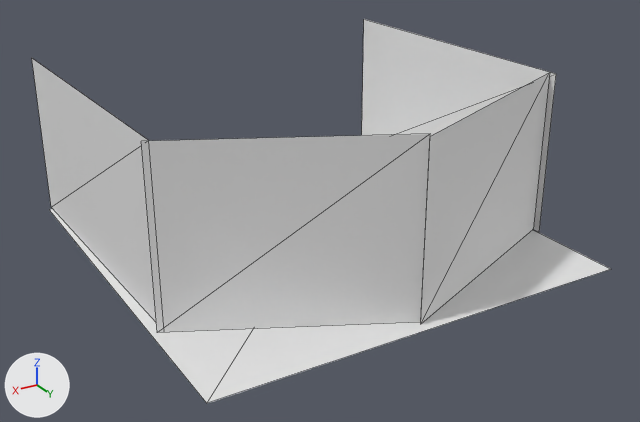
An edit to the glTF model models/portfolio2026.glb, drawn before and after from the same camera.
Before and after are seen from a camera (50 mm lens) standing at (19.9, 34.1, 18.3) and looking at (0.0, 1.0, 1.8). The axes (+X, +Y, +Z) are drawn at lower left. The lights are the same throughout. Mesh edges are drawn as thin lines. Where no turn or scale is listed for an object, it has been applied to the vertices.

The scene before the commit, as lines of its bpy script (objects in view):
```python
me_cube = bpy.data.meshes.new('Cube')
me_cube.from_pydata(...)  # 4 vertices, 2 faces; spans x -4.73..4.73, y -2.36..2.36, z -4.0..4.0
# before: 0 (-4.73, 2.36, -4.0) at pixel (420, 322), 1 (-4.73, 2.36, 4.0) at pixel (430, 133), 2 (4.73, -2.36, -4.0) at pixel (157, 332), 3 (4.73, -2.36, 4.0) at pixel (141, 141)
me_cube_001 = bpy.data.meshes.new('Cube.001')
me_cube_001.from_pydata(...)  # 4 vertices, 2 faces; spans x -5.23..5.23, y -2.3..2.3, z -3.99..3.99
# before: 0 (5.23, 2.3, -3.99) at pixel (420, 324), 1 (5.23, 2.3, 3.99) at pixel (430, 136), 2 (-5.23, -2.3, 3.99) at pixel (549, 72), 3 (-5.23, -2.3, -3.99) at pixel (533, 229)
me_cube_002 = bpy.data.meshes.new('Cube.002')
me_cube_002.from_pydata([(0.18, -7.5, -4.0), (0.18, -7.5, 4.0), (-0.18, 7.5, -4.0), (-0.18, 7.5, 4.0)], [], [(0, 1, 3), (0, 3, 2)])
me_cube_003 = bpy.data.meshes.new('Cube.003')
me_cube_003.from_pydata(...)  # 4 vertices, 2 faces; spans x -0.2..0.2, y -7.7..7.7, z -4.0..4.0
# before: 0 (0.2, -7.7, -4.0), 1 (0.2, -7.7, 4.0) at pixel (363, 19), 2 (-0.2, 7.7, -4.0) at pixel (539, 232), 3 (-0.2, 7.7, 4.0) at pixel (556, 73)
me_plane = bpy.data.meshes.new('Plane')
me_plane.from_pydata([(-10.0, -10.0, 0.0), (10.0, -10.0, 0.0), (-10.0, 10.0, 0.0), (10.0, 10.0, 0.0)], [], [(0, 1, 3), (0, 3, 2)])
ob_floor = bpy.data.objects.new('floor', me_plane)
ob_floor.location = (0.0, 0.0, 0.0)
ob_leftendwall = bpy.data.objects.new('leftEndWall', me_cube_001)
ob_leftendwall.location = (-4.83, 7.23, 4.0)
ob_leftwall = bpy.data.objects.new('leftWall', me_cube_003)
ob_leftwall.location = (-9.86, -2.35, 4.0)
ob_rightendwall = bpy.data.objects.new('rightEndWall', me_cube)
ob_rightendwall.location = (5.0, 7.0, 4.0)
ob_rightwall = bpy.data.objects.new('rightWall', me_cube_002)
ob_rightwall.location = (9.65, -2.78, 4.0)
```
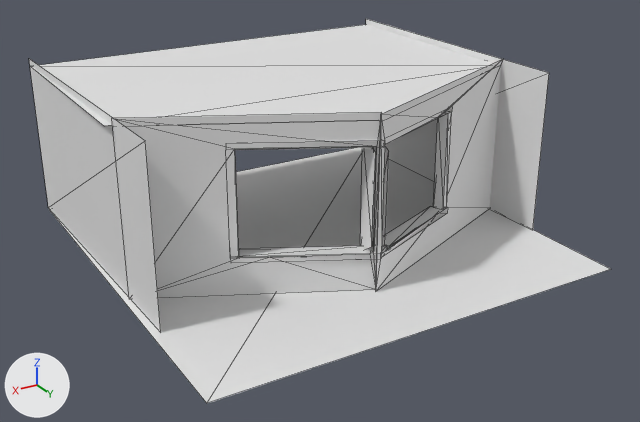
Where the newer file only moved an object's origin or applied its transform, the numbers keep the older frame.

What changed in the scene script:
```text
Change me_cube:
    where me_cube.from_pydata(...)  # 4 vertices, 2 faces; spans x -4.73..4.73, y -2.36..2.36, z -4.0..4.0
    verts and faces of me_cube; kept vertices keep their numbers, new ones are numbered from 4
    me_cube part 1
    add delete_faces([(1, 2, 3), (0, 2, 1)])
    add verts[4] = (-0.87, 0.44, 2.6)  # pixel (273, 148)
    add verts[5] = (-4.6, 2.29, -2.14)  # pixel (373, 251)
    add verts[6] = (-4.61, 2.29, 2.57)  # pixel (376, 146)
    add verts[7] = (-0.61, 0.3, -2.25)  # pixel (268, 257)
    add verts[8] = (0.52, -0.26, 2.52)  # pixel (234, 151)
    add verts[9] = (0.52, -0.26, -2.23)  # pixel (238, 257)
    add verts[10] = (0.52, -0.26, 2.63)  # pixel (234, 148)
    add verts[11] = (-4.47, 2.22, -2.14)  # pixel (370, 251)
    add verts[12] = (-4.46, 2.22, -2.26)  # pixel (370, 253)
    add faces += [(1, 6, 3), (4, 10, 6), (8, 9, 10), (2, 9, 7), (3, 6, 10), (2, 10, 9)]
    add faces += [(2, 3, 10), (1, 5, 6), (0, 2, 7), (5, 12, 11), (0, 7, 12), (0, 5, 1)]
    add faces += [(0, 12, 5)]
Change me_cube_001:
    where me_cube_001.from_pydata(...)  # 4 vertices, 2 faces; spans x -5.23..5.23, y -2.3..2.3, z -3.99..3.99
    verts and faces of me_cube_001; kept vertices keep their numbers, new ones are numbered from 4
    me_cube_001 part 2
    add delete_faces([(0, 1, 2), (0, 2, 3)])
    add verts[4] = (0.81, 0.36, 2.64)  # pixel (437, 117)
    add verts[5] = (0.82, 0.36, -2.24)  # pixel (431, 218)
    add verts[6] = (4.89, 2.15, -2.3)  # pixel (381, 253)
    add verts[7] = (4.85, 2.13, 2.6)  # pixel (385, 144)
    add verts[8] = (0.81, 0.36, 2.61)  # pixel (437, 117)
    add verts[9] = (-0.35, -0.42, -2.29)
    add verts[10] = (-0.35, -0.43, 2.58)  # pixel (447, 110)
    add faces += [(0, 1, 6), (1, 2, 4), (1, 7, 6), (1, 4, 7), (5, 9, 6), (4, 10, 8)]
    add faces += [(0, 6, 9), (2, 10, 4), (0, 9, 3), (2, 9, 10), (2, 3, 9)]
Change me_cube_003:
    where me_cube_003.from_pydata(...)  # 4 vertices, 2 faces; spans x -0.2..0.2, y -7.7..7.7, z -4.0..4.0
    verts and faces of me_cube_003; kept vertices keep their numbers, new ones are numbered from 4
    me_cube_003 part 3
    add delete_vertices([*range(0, 4)])  # with the faces that use them
    add verts[4] = (0.1, -7.7, -4.0)
    add verts[5] = (0.1, -7.7, 4.0)  # pixel (365, 18)
    add verts[6] = (-0.1, 7.4, -4.0)  # pixel (532, 230)
    add verts[7] = (-0.1, 7.4, 4.0)  # pixel (549, 72)
    add faces += [(4, 6, 7), (4, 7, 5)]
Add me_plane_001:
    me_plane_001.from_pydata([(-10.0, -10.0, 0.0), (10.0, -10.0, 0.0), (-10.0, 1.7, 0.0), (9.7, 1.4, 0.0), (0.3, 6.1, 0.0), (0.4, 6.3, 0.0), (10.0, 1.2, 0.0)], [], [(1, 0, 2), (2, 5, 4), (4, 3, 6), (6, 1, 2), (2, 4, 6)])
Change ob_rightendwall:
    ob_rightendwall.location: (5.0, 7.0, 4.0) -> (5.0, 3.81, 4.0)
Change ob_leftendwall:
    ob_leftendwall.location: (-4.83, 7.23, 4.0) -> (-4.83, 4.04, 4.0)
Change ob_rightwall:
    ob_rightwall.location: (9.65, -2.78, 4.0) -> (9.79, -2.78, 4.0)
Add ob_cube_001:
    ob_cube_001 = bpy.data.objects.new('Cube.001', me_cube_015)  # 25 vertices, 31 faces; spans x -0.78..5.2, y -0.61..2.19, z -0.11..5.24
    ob_cube_001.location = (-4.57, 3.92, 1.57)
Add ob_lw:
    ob_lw = bpy.data.objects.new('lw', me_cube_006)  # 32 vertices, 36 faces; spans x -3.52..2.83, y -1.58..1.92, z -2.66..2.77
    ob_lw.location = (3.01, 4.42, 4.17)
Add ob_top:
    ob_top = bpy.data.objects.new('top', me_plane_001)
    ob_top.location = (0.0, 0.0, 7.66)
```

What differs and where, as boxes [x1, y1, x2, y2] in the pictures (640 x 422 px):
'rightEndWall', reshaped, moved (7% narrower, 6% shorter): before [141, 134, 430, 333]; after [112, 112, 381, 299]
'top', added: after [31, 25, 492, 127]
'leftEndWall', reshaped, moved (8% shorter): before [421, 72, 550, 324]; after [376, 59, 502, 292]
'leftWall', reshaped: before [362, 19, 556, 232]; after [366, 19, 549, 230]
'rightWall', moved: before [32, 58, 156, 322]; after [29, 59, 161, 332]
'lw', added: after [235, 140, 389, 263]
'Cube.001', added: after [372, 106, 452, 249]
